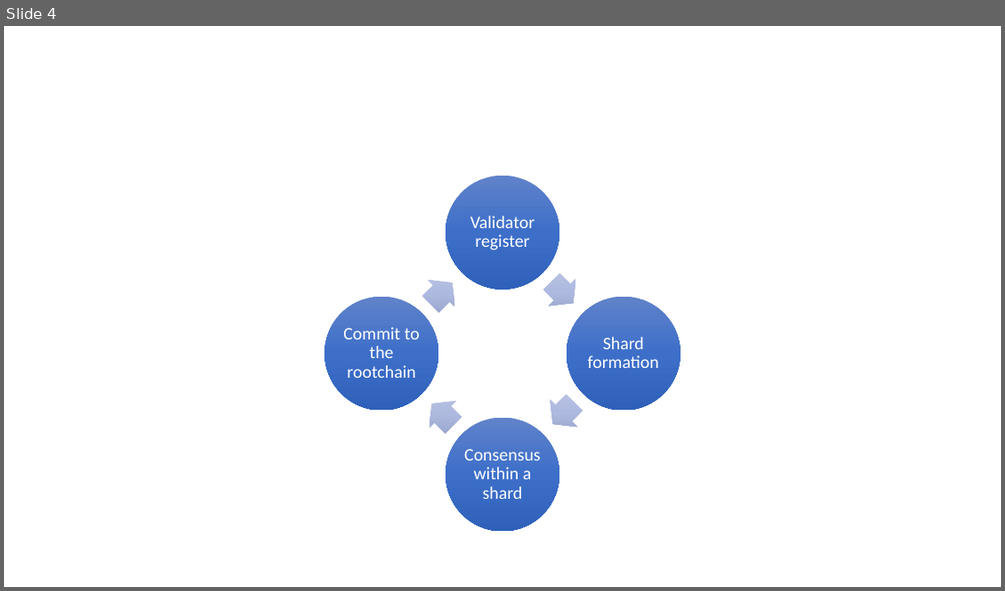
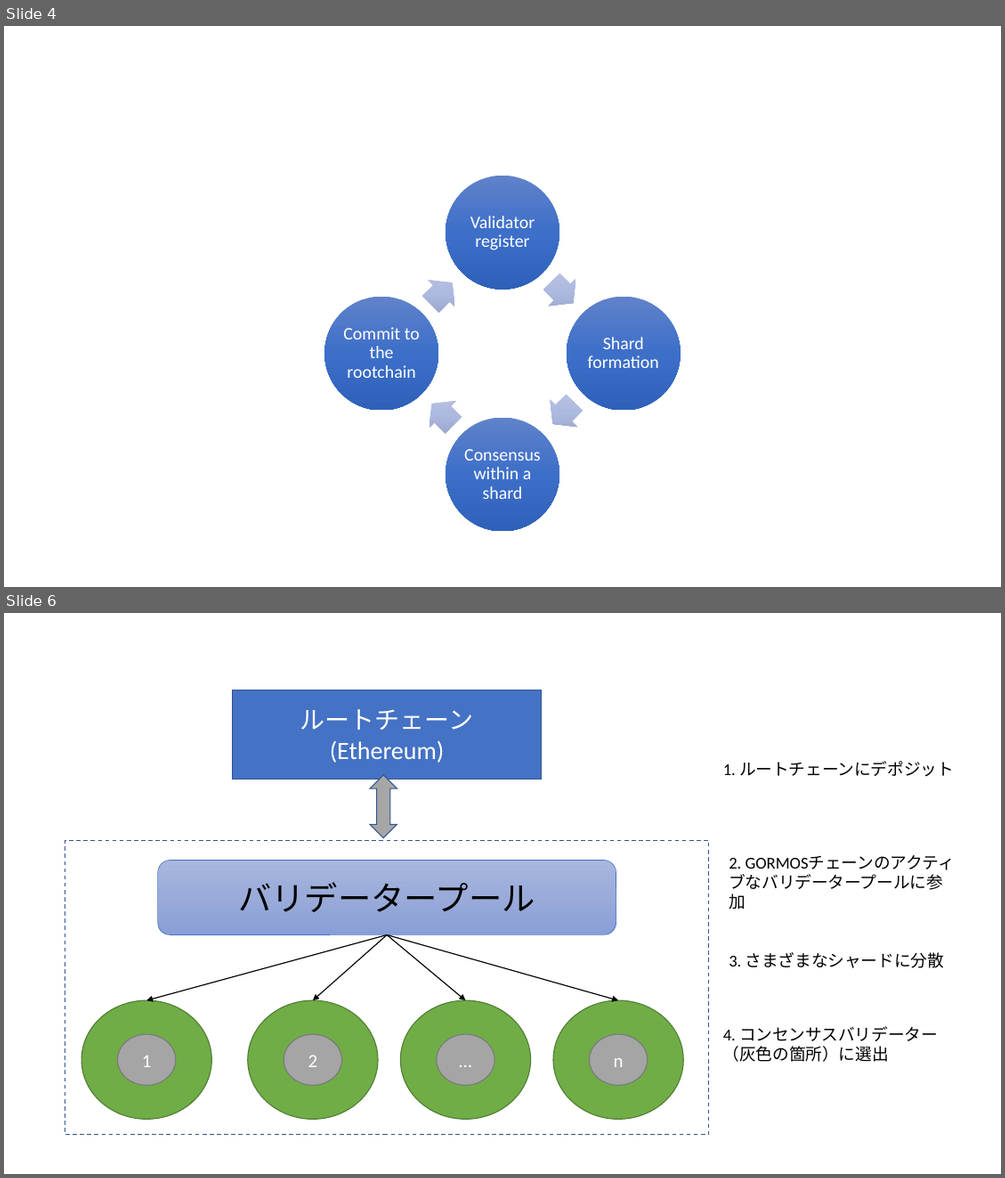
Before and after one commit to team-crypto/gormos-whitepaper-jp, a slide deck: images/gormos.pptx. Shown one above the other, each under a label of ours: slide 4 before the commit, slides 4 and 6 after it; the slides between them are not shown. The pictures are 1005x591 and 1005x1178 pixels, drawn with LibreOffice and Linux fonts; fonts in the diff are those of the drawing. Boxes give left, top, right and bottom in pixels: in the first picture for what was removed or moved away, otherwise in the second. Text is boxed around its words. In the diff, an @@ line names an element or a change of style, - is before the commit and + after.

```diff
--- a/images/gormos.pptx
+++ b/images/gormos.pptx
@@ slide 6 added at (x1=4, y1=613, x2=1001, y2=1174), background #FFFFFF @@
@@ rectangle added at (x1=232, y1=690, x2=541, y2=779), fill #4472C4, outline #325491 1 pt, 24 pt, text #FFFFFF @@
+ルートチェーン
+(Ethereum)
@@ text added at (x1=723, y1=761, x2=954, y2=777), 16 pt, text #000000 @@
+1. ルートチェーンにデポジット
@@ up down arrow added at (x1=370, y1=775, x2=396, y2=838), fill #A6A6A6, outline #325491 1 pt @@
@@ rectangle added at (x1=65, y1=840, x2=708, y2=1135), outline #325491 1 pt dashed @@
@@ rounded rectangle added at (x1=158, y1=860, x2=616, y2=934), fill gradient #A8B7DF to #9AABD9 to #889ED7, outline #4472C4 0.5 pt, 32 pt, text #000000 @@
+バリデータープール
@@ text added at (x1=728, y1=858, x2=741, y2=868), 16 pt, text #000000 @@
+2. GORMOSチェーンのアクティブなバリデータープールに参加
@@ arrow added from (387, 934) to (146, 1000), #000000 1 pt @@
@@ arrow added from (387, 934) to (313, 1000), #000000 1 pt @@
@@ arrow added from (387, 934) to (465, 1000), #000000 1 pt @@
@@ arrow added from (387, 934) to (619, 1000), #000000 1 pt @@
@@ text added at (x1=728, y1=952, x2=944, y2=968), 16 pt, text #000000 @@
+3. さまざまなシャードに分散
@@ ellipse added at (x1=81, y1=1000, x2=212, y2=1119), fill #70AD47, outline #538035 1 pt @@
@@ ellipse added at (x1=248, y1=1000, x2=378, y2=1119), fill #70AD47, outline #538035 1 pt @@
@@ ellipse added at (x1=400, y1=1000, x2=531, y2=1119), fill #70AD47, outline #538035 1 pt @@
@@ ellipse added at (x1=554, y1=1000, x2=684, y2=1119), fill #70AD47, outline #538035 1 pt @@
@@ ellipse added at (x1=118, y1=1034, x2=176, y2=1085), fill #A5A5A5, outline #7A7A7A 1 pt, 18 pt, text #FFFFFF @@
+1
@@ ellipse added at (x1=283, y1=1034, x2=342, y2=1085), fill #A5A5A5, outline #7A7A7A 1 pt, 18 pt, text #FFFFFF @@
+2
@@ ellipse added at (x1=437, y1=1034, x2=494, y2=1085), fill #A5A5A5, outline #7A7A7A 1 pt, 18 pt, text #FFFFFF @@
+…
@@ ellipse added at (x1=590, y1=1034, x2=647, y2=1085), fill #A5A5A5, outline #7A7A7A 1 pt, 18 pt, text #FFFFFF @@
+n
@@ text added at (x1=723, y1=1026, x2=938, y2=1062), 16 pt, text #000000 @@
+4. コンセンサスバリデーター（灰色の箇所）に選出
```
Also in this commit, not shown: 1 slide changed, 1 other slide added, 2 slides removed, 6 other files.
